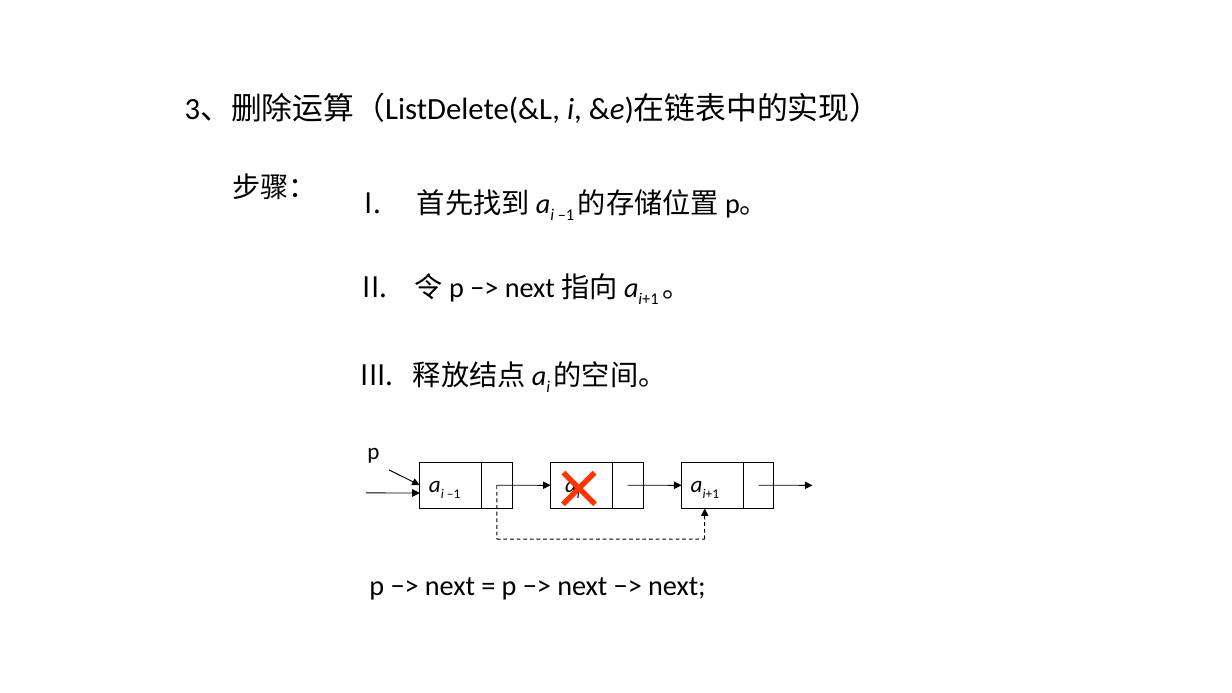
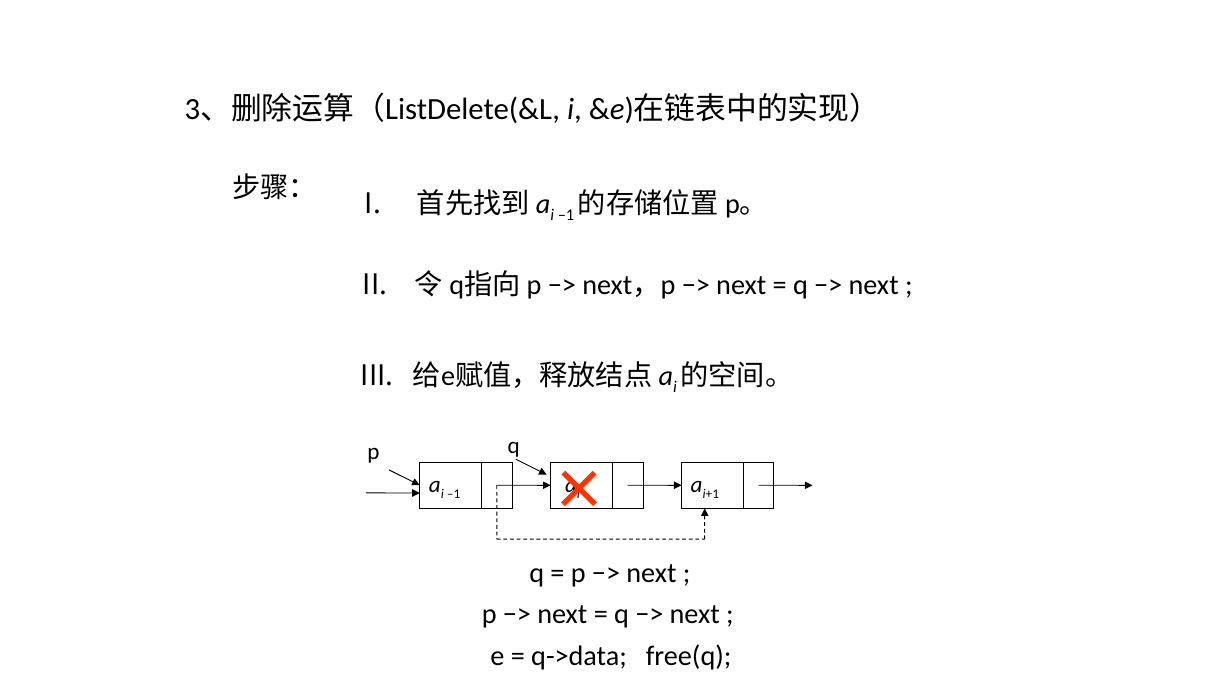
Before and after one commit to Gempittance/Data_Structur_Build, a slide deck: slide 49 of 数据结构PPT/ds2.pptx. Drawn at 1232x693 pixels with LibreOffice and Linux fonts; fonts in the diff are those of the drawing. Boxes give left, top, right and bottom in pixels: in the first picture for what was removed or moved away, otherwise in the second. Text is boxed around its words. In the diff, an @@ line names an element or a change of style, - is before the commit and + after.

```diff
--- a/数据结构PPT/ds2.pptx
+++ b/数据结构PPT/ds2.pptx
@@ text at [415,270,899,299]: text changed @@
-II. 令 p −> next 指向 ai+1 。
+II. 令 q指向 p −> next，p −> next = q −> next ;
@@ text at [413,361,794,388]: text changed @@
-III. 释放结点 ai 的空间。
+III. 给e赋值，释放结点 ai 的空间。
@@ text added at [508,441,520,457], 18 pt, text #000000 @@
+q
@@ arrow added from (516, 459) to (547, 475), #000000 0.75 pt @@
@@ text at [529,564,676,587]: text changed @@
-p −> next = p −> next −> next;
+q = p −> next ;
@@ text added at [482,605,720,628], 22 pt, text #000000 @@
+p −> next = q −> next ;
@@ text added at [490,644,732,670], 22 pt, text #000000 @@
+e = q->data; free(q);
```
Also in this commit, not shown: 5 other slides changed.
